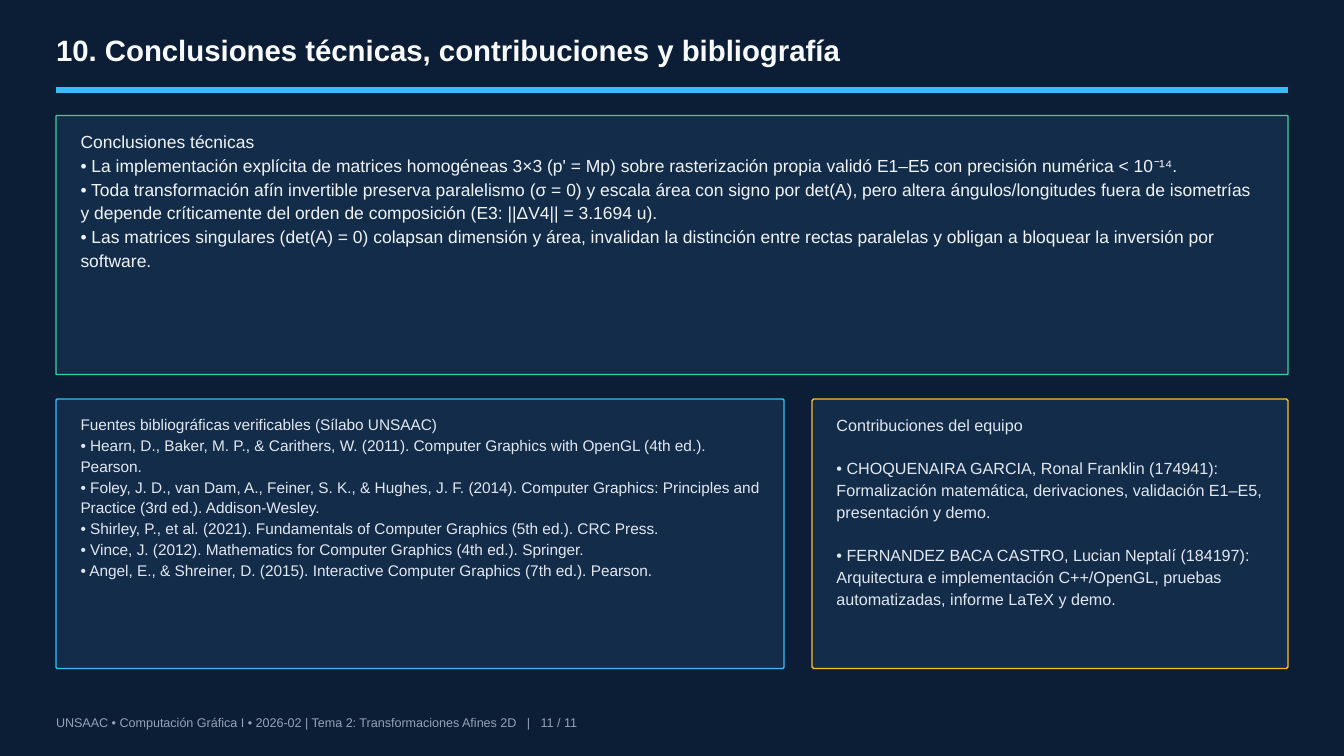
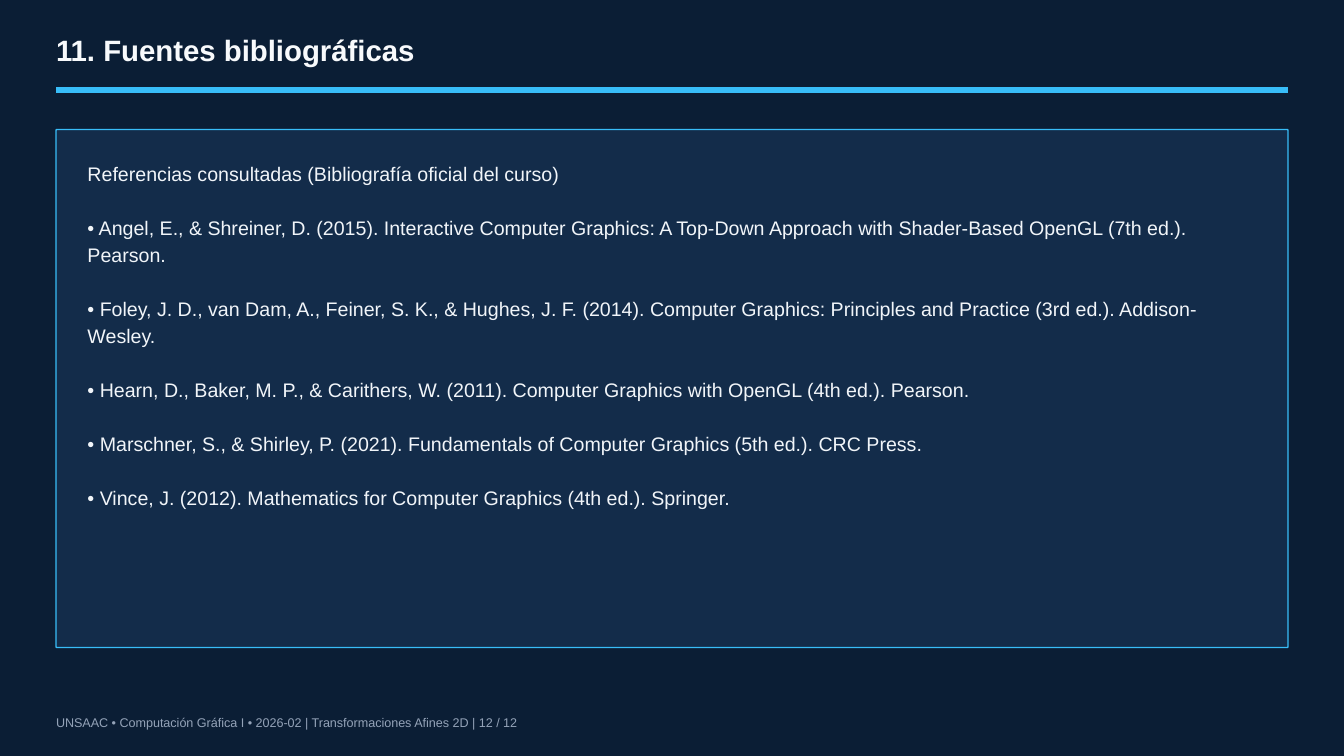
Before and after one commit to LucianFBC/cg1-tema2-transformaciones-afines-2d, a slide deck: slide 12 of presentacion/Presentacion_Tema2.pptx (slide 11 before the commit). Drawn at 1344x756 pixels with LibreOffice and Linux fonts; fonts in the diff are those of the drawing. Boxes give left, top, right and bottom in pixels: in the first picture for what was removed or moved away, otherwise in the second. Text is boxed around its words. In the diff, an @@ line names an element or a change of style, - is before the commit and + after.

```diff
--- a/presentacion/Presentacion_Tema2.pptx
+++ b/presentacion/Presentacion_Tema2.pptx
@@ text at <box>56,39,415,67</box>: text changed @@
-10. Conclusiones técnicas, contribuciones y bibliografía
+11. Fuentes bibliográficas
@@ freeform shape: place and size @@
-freeform shape at <box>56,116,1288,374</box>
+freeform shape at <box>56,130,1288,648</box>
@@ freeform shape at <box>56,130,1288,648</box>: outline #34D399 1.5 pt to #38BDF8 1.5 pt @@
@@ text removed at <box>81,135,1251,267</box> @@
-Conclusiones técnicas
-• La implementación explícita de matrices homogéneas 3×3 (p' = Mp) sobre rasterización propia validó E1–E5 con precisión numérica < 10⁻¹⁴.
-• Toda transformación afín invertible preserva paralelismo (σ = 0) y escala área con signo por det(A), pero altera ángulos/longitudes fuera de isometrías y depende críticamente del orden de composición (E3: ||ΔV4|| = 3.1694 u).
-• Las matrices singulares (det(A) = 0) colapsan dimensión y área, invalidan la distinción entre rectas paralelas y obligan a bloquear la inversión por software.
@@ text at <box>87,166,1196,347</box>: text changed; size 16.5 to 21 pt; text colour #E2E8F0 to #F1F5F9 @@
-Fuentes bibliográficas verificables (Sílabo UNSAAC)
+Referencias consultadas (Bibliografía oficial del curso)
+• Angel, E., & Shreiner, D. (2015). Interactive Computer Graphics: A Top-Down Approach with Shader-Based OpenGL (7th ed.). Pearson.
+• Foley, J. D., van Dam, A., Feiner, S. K., & Hughes, J. F. (2014). Computer Graphics: Principles and Practice (3rd ed.). Addison-Wesley.
@@ text "Referencias consultadas (Bibliografía oficial del ...": place and size @@
-text "Referencias consultadas (Bibliografía oficial del ..." at <box>81,418,760,579</box>
+text "Referencias consultadas (Bibliografía oficial del ..." at <box>87,166,1196,509</box>
@@ text at <box>100,382,969,509</box>: size 16.5 to 21 pt, text colour #E2E8F0 to #F1F5F9 in "• Hearn, D., Baker, M. P., & ...", "• Vince, J. (2012). Mathematics for Computer ..."; line spacing 22.3pt to 29pt @@
@@ freeform shape removed at <box>56,399,784,669</box> @@
@@ freeform shape removed at <box>812,399,1288,669</box> @@
@@ text removed at <box>836,419,1262,609</box> @@
-Contribuciones del equipo
-• CHOQUENAIRA GARCIA, Ronal Franklin (174941): Formalización matemática, derivaciones, validación E1–E5, presentación y demo.
-• FERNANDEZ BACA CASTRO, Lucian Neptalí (184197): Arquitectura e implementación C++/OpenGL, pruebas automatizadas, informe LaTeX y demo.
@@ text at <box>100,436,922,455</box>: text changed; size 16.5 to 21 pt; text colour #E2E8F0 to #F1F5F9 @@
-• Foley, J. D., van Dam, A., Feiner, S. K., & Hughes, J. F. (2014). Computer Graphics: Principles and Practice (3rd ed.). Addison-Wesley.
-• Shirley, P., et al. (2021). Fundamentals of Computer Graphics (5th ed.). CRC Press.
+• Marschner, S., & Shirley, P. (2021). Fundamentals of Computer Graphics (5th ed.). CRC Press.
@@ text at <box>89,565,652,579</box>: paragraph removed @@
-• Angel, E., & Shreiner, D. (2015). Interactive Computer Graphics (7th ed.). Pearson.
@@ text at <box>56,718,517,730</box>: text changed @@
-UNSAAC • Computación Gráfica I • 2026-02 | Tema 2: Transformaciones Afines 2D | 11 / 11
+UNSAAC • Computación Gráfica I • 2026-02 | Transformaciones Afines 2D | 12 / 12
```
Also in this commit, not shown: 9 other slides changed, 1 slide added, 14 other files.
